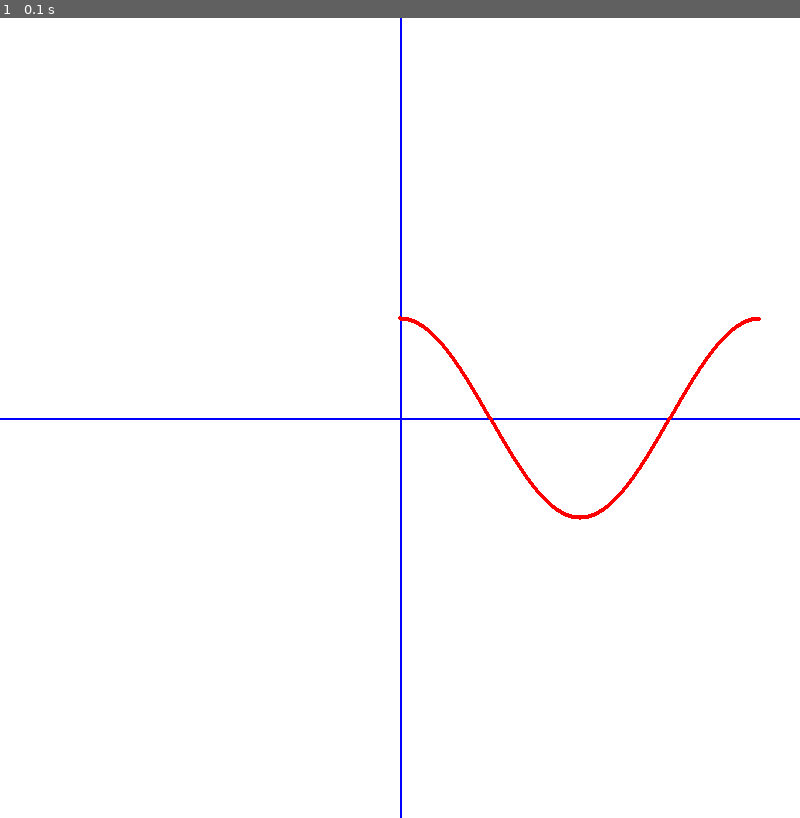
Above: before the commit, frame 1.
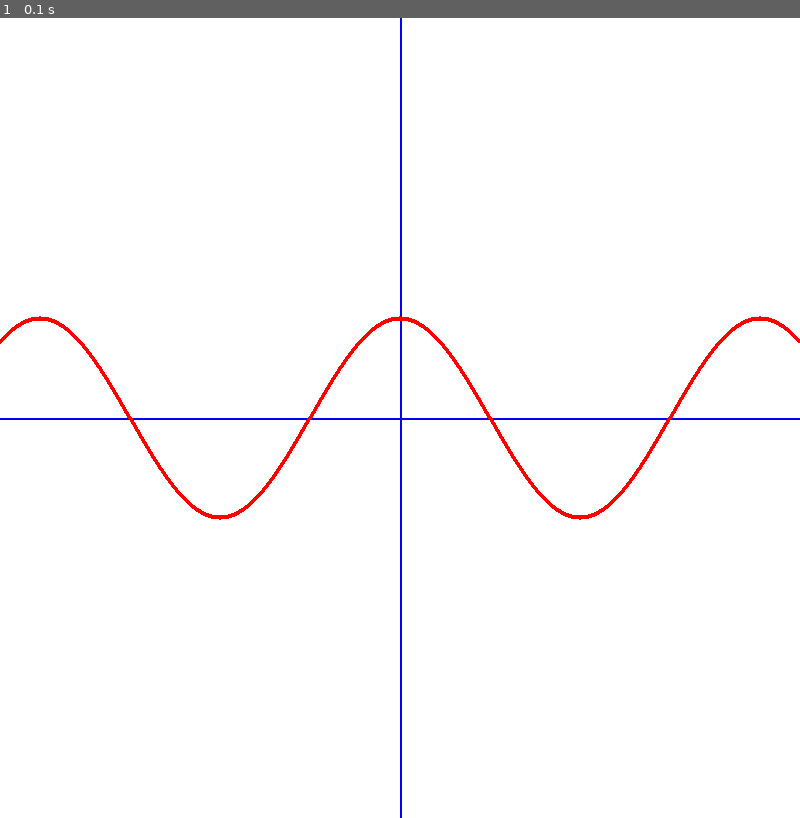
Above: after the commit, the same moment.

Repository: AaronVillanueva/EjerciciosVarios
Game: pygame game, started from pygamefunciones.py
The game is run twice, just before and just after one commit, with the same random seed, the same clock (stepped at 60 frames per second) and the same inputs.
Inputs:
- Up to frame 1 (0.1 s): no input

The runs differ from the first frame. In frame 1, 0.4% of the frame differs, in the area x 0-100%, y 37-63%.

Commit message:
Update pygamefunciones.py

Diff:
--- a/pygamefunciones.py
+++ b/pygamefunciones.py
@@ -13,7 +13,7 @@
     pygame.draw.line(ventana, AZUL, (ANCHO // 2, 0), (ANCHO // 2, ALTO), 2)
 
 def dibujarCoseno(ventana):
-    for angulo in range(0,360):
+    for angulo in range(-(ANCHO//2),ANCHO//2):
         angRad= math.radians(angulo)
         y= math.cos(angRad)
         y=int(100*y)
